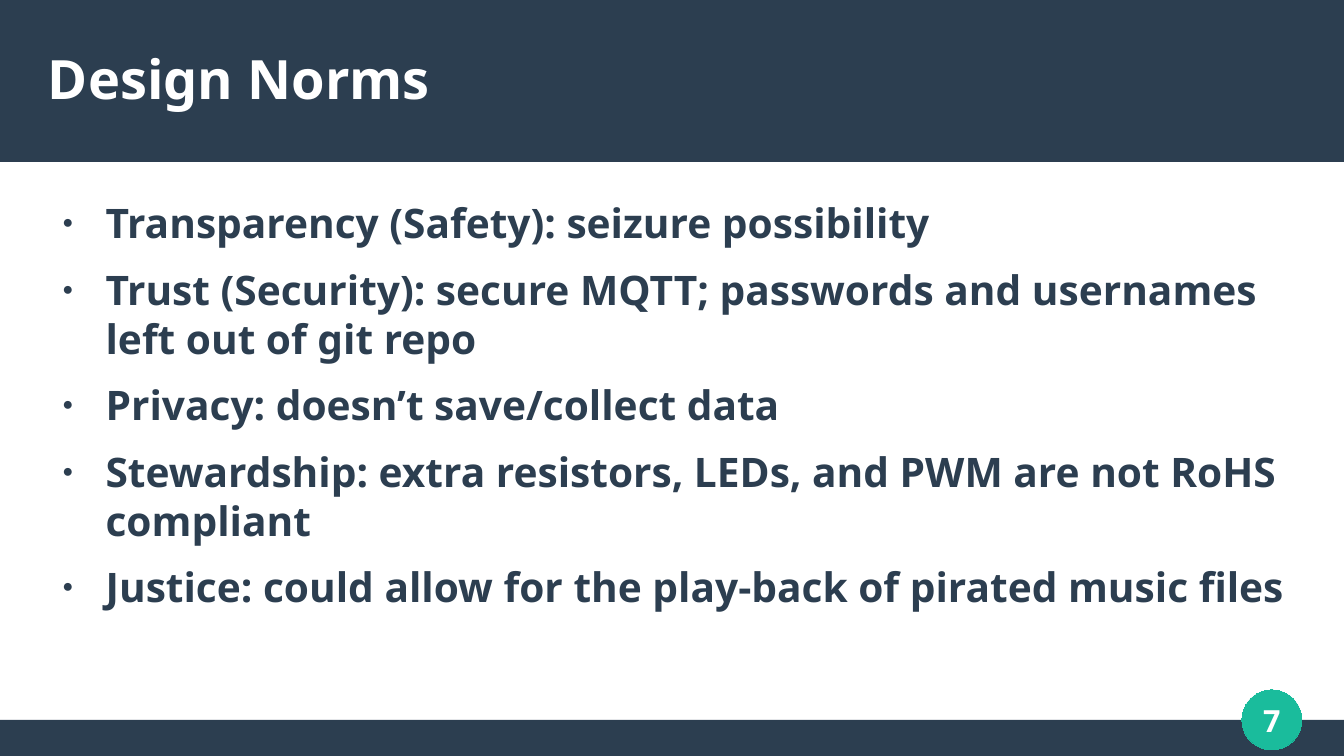
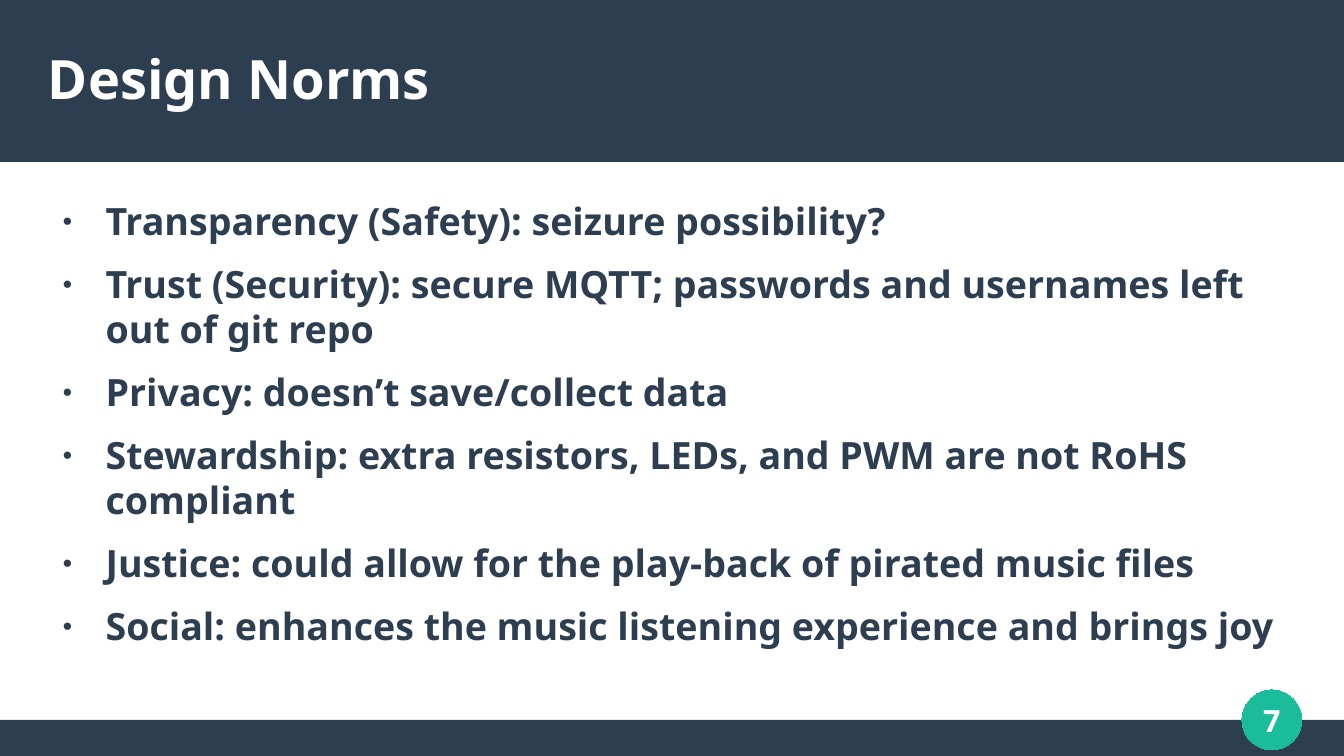
Before and after one commit to brandenHusted/AudioSpectrumVisualizer, a slide deck: slide 7 of otherDelivarables/PresentationSlides.odp. Drawn at 1344x756 pixels with LibreOffice and Linux fonts; fonts in the diff are those of the drawing. Boxes give left, top, right and bottom in pixels: in the first picture for what was removed or moved away, otherwise in the second. Text is boxed around its words. In the diff, an @@ line names an element or a change of style, - is before the commit and + after.

```diff
--- a/otherDelivarables/PresentationSlides.odp
+++ b/otherDelivarables/PresentationSlides.odp
@@ text at box(106, 206, 885, 244): text changed; size 24 to 22.2 pt @@
-● Transparency (Safety): seizure possibility
+● Transparency (Safety): seizure possibility?
@@ text at box(106, 269, 1243, 586): size 24 to 22.2 pt in "Trust (Security): secure MQTT; passwords and usernames ...", "Privacy: doesn’t save/collect data", "Stewardship: extra resistors, LEDs, and PWM are ...", "Justice: could allow for the play-back of ..." @@
@@ text at box(106, 611, 1273, 649): paragraph added @@
+● Social: enhances the music listening experience and brings joy
```
Also in this commit, not shown: 3 other slides changed.
